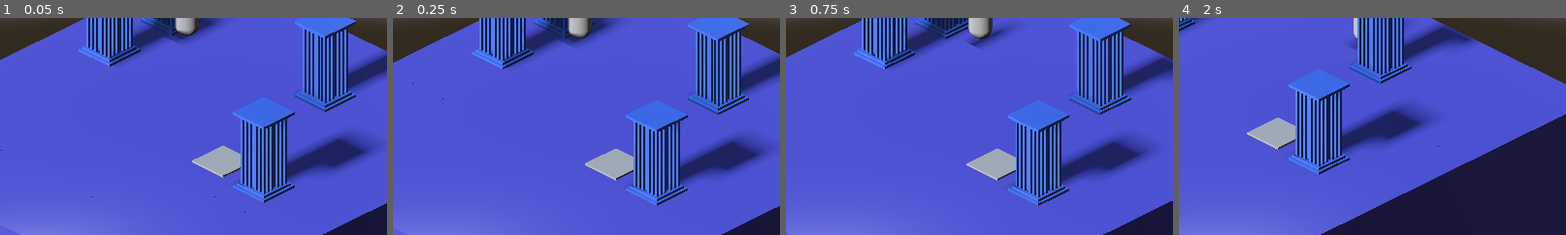
Above: before the commit, frames 1-4 (left to right).
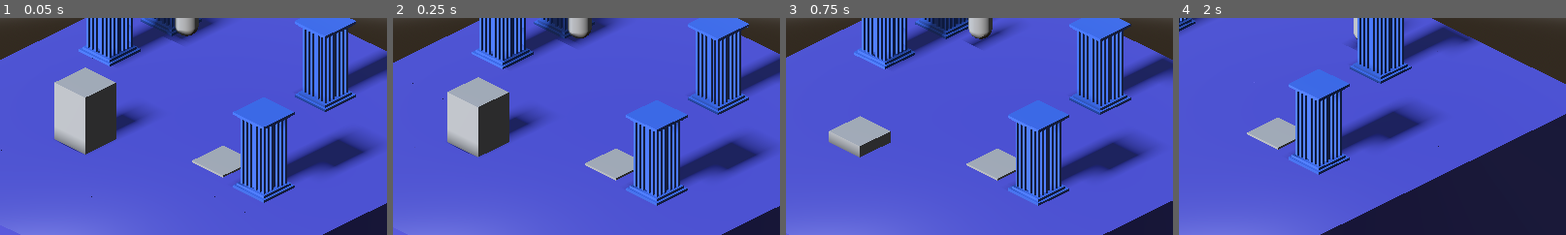
Above: after the commit, the same moments.

Repository: appellatebaton0/siege-10
Game: Godot game, scene res://scenes/main.tscn
The game is run twice, just before and just after one commit, with the same random seed, the same clock (stepped at 60 frames per second) and the same inputs.
Inputs:
- Up to frame 1 (0.05 s): no input
- Up to frame 2 (0.25 s): no input
- Up to frame 3 (0.75 s): tap Enter at 0.5 s; hold D (Right) from 0.53 s (still down)
- Up to frame 4 (2 s): release D (Right) at 1.28 s; hold S (Down) from 1.28 s (still down)
The pictures show only the part of the screen within x 26-76%, y 50-100%; the shares and areas given below are measured in that part.

The runs differ from the first frame. In frame 1, 6.1% of the frame differs, in the area x 14-40%, y 22-63%; in frame 2, 5.6%; in frame 3, 1.9%; in frame 4, nothing differs.

Commit message:
v0.8 - Wall
Made a wall reactor; the first reactor! it just opens and closes.

Diff:
--- a/scenes/main.tscn
+++ b/scenes/main.tscn
@@ -1,9 +1,11 @@
-[gd_scene load_steps=8 format=3 uid="uid://h2yvqc0lxihk"]
+[gd_scene load_steps=10 format=3 uid="uid://h2yvqc0lxihk"]
 
 [ext_resource type="PackedScene" uid="uid://b8jhyjr5uxnvt" path="res://scenes/player.tscn" id="1_jyhfs"]
 [ext_resource type="Script" uid="uid://cceeq1vbqri4b" path="res://scripts/camera.gd" id="2_sugp2"]
 [ext_resource type="MeshLibrary" uid="uid://dg2kj44yw2mkl" path="res://assets/resources/gridmap.tres" id="3_sugp2"]
 [ext_resource type="PackedScene" uid="uid://btr2jdlhfi8uk" path="res://scenes/actors/pressure_plate.tscn" id="4_jyhfs"]
+[ext_resource type="PackedScene" uid="uid://ec2ymhm77gj4" path="res://scenes/reactors/wall.tscn" id="5_tefeu"]
+[ext_resource type="Script" uid="uid://7b3fx46xyn03" path="res://scripts/conditions/actor.gd" id="6_o6xl0"]
 
 [sub_resource type="ProceduralSkyMaterial" id="ProceduralSkyMaterial_sugp2"]
 
@@ -41,3 +43,11 @@
 
 [node name="PressurePlate" parent="." instance=ExtResource("4_jyhfs")]
 transform = Transform3D(1, 0, 0, 0, 1, 0, 0, 0, 1, 6, 2, 2.659371)
+
+[node name="Wall" parent="." instance=ExtResource("5_tefeu")]
+transform = Transform3D(1, 0, 0, 0, 1, 0, 0, 0, 1, 0, 3.5, 5.6)
+
+[node name="ACTOR" type="Node" parent="Wall" node_paths=PackedStringArray("actor")]
+script = ExtResource("6_o6xl0")
+actor = NodePath("../../PressurePlate")
+metadata/_custom_type_script = "uid://7b3fx46xyn03"
--- /dev/null
+++ b/scenes/reactors/wall.tscn
@@ -0,0 +1,183 @@
+[gd_scene load_steps=8 format=3 uid="uid://ec2ymhm77gj4"]
+
+[ext_resource type="Script" uid="uid://cwggljusx232x" path="res://scripts/reactors/wall.gd" id="1_6uao7"]
+
+[sub_resource type="BoxShape3D" id="BoxShape3D_r1ifo"]
+size = Vector3(2, 3, 2)
+
+[sub_resource type="BoxMesh" id="BoxMesh_r1ifo"]
+size = Vector3(2, 3, 2)
+
+[sub_resource type="Animation" id="Animation_r1ifo"]
+resource_name = "off"
+tracks/0/type = "value"
+tracks/0/imported = false
+tracks/0/enabled = true
+tracks/0/path = NodePath("MeshInstance3D:position")
+tracks/0/interp = 2
+tracks/0/loop_wrap = true
+tracks/0/keys = {
+"times": PackedFloat32Array(0, 1),
+"transitions": PackedFloat32Array(1, 1),
+"update": 0,
+"values": [Vector3(0, 0, 0), Vector3(0, -1.5, 0)]
+}
+tracks/1/type = "value"
+tracks/1/imported = false
+tracks/1/enabled = true
+tracks/1/path = NodePath("MeshInstance3D:scale")
+tracks/1/interp = 2
+tracks/1/loop_wrap = true
+tracks/1/keys = {
+"times": PackedFloat32Array(0, 1),
+"transitions": PackedFloat32Array(1, 1),
+"update": 0,
+"values": [Vector3(1, 1, 1), Vector3(1, 0, 1)]
+}
+tracks/2/type = "value"
+tracks/2/imported = false
+tracks/2/enabled = true
+tracks/2/path = NodePath("CollisionShape3D:position")
+tracks/2/interp = 2
+tracks/2/loop_wrap = true
+tracks/2/keys = {
+"times": PackedFloat32Array(0, 1),
+"transitions": PackedFloat32Array(1, 1),
+"update": 0,
+"values": [Vector3(0, 0, 0), Vector3(0, -3, 0)]
+}
+tracks/3/type = "value"
+tracks/3/imported = false
+tracks/3/enabled = true
+tracks/3/path = NodePath("MeshInstance3D:visible")
+tracks/3/interp = 1
+tracks/3/loop_wrap = true
+tracks/3/keys = {
+"times": PackedFloat32Array(1),
+"transitions": PackedFloat32Array(1),
+"update": 1,
+"values": [false]
+}
+
+[sub_resource type="Animation" id="Animation_dbw21"]
+length = 0.001
+tracks/0/type = "value"
+tracks/0/imported = false
+tracks/0/enabled = true
+tracks/0/path = NodePath("MeshInstance3D:position")
+tracks/0/interp = 1
+tracks/0/loop_wrap = true
+tracks/0/keys = {
+"times": PackedFloat32Array(0),
+"transitions": PackedFloat32Array(1),
+"update": 0,
+"values": [Vector3(0, 0, 0)]
+}
+tracks/1/type = "value"
+tracks/1/imported = false
+tracks/1/enabled = true
+tracks/1/path = NodePath("MeshInstance3D:scale")
+tracks/1/interp = 1
+tracks/1/loop_wrap = true
+tracks/1/keys = {
+"times": PackedFloat32Array(0),
+"transitions": PackedFloat32Array(1),
+"update": 0,
+"values": [Vector3(1, 1, 1)]
+}
+tracks/2/type = "value"
+tracks/2/imported = false
+tracks/2/enabled = true
+tracks/2/path = NodePath("CollisionShape3D:position")
+tracks/2/interp = 1
+tracks/2/loop_wrap = true
+tracks/2/keys = {
+"times": PackedFloat32Array(0),
+"transitions": PackedFloat32Array(1),
+"update": 0,
+"values": [Vector3(0, 0, 0)]
+}
+tracks/3/type = "value"
+tracks/3/imported = false
+tracks/3/enabled = true
+tracks/3/path = NodePath("MeshInstance3D:visible")
+tracks/3/interp = 1
+tracks/3/loop_wrap = true
+tracks/3/keys = {
+"times": PackedFloat32Array(0),
+"transitions": PackedFloat32Array(1),
+"update": 1,
+"values": [true]
+}
+
+[sub_resource type="Animation" id="Animation_ldpng"]
+resource_name = "on"
+tracks/0/type = "value"
+tracks/0/imported = false
+tracks/0/enabled = true
+tracks/0/path = NodePath("CollisionShape3D:position")
+tracks/0/interp = 2
+tracks/0/loop_wrap = true
+tracks/0/keys = {
+"times": PackedFloat32Array(0, 1),
+"transitions": PackedFloat32Array(1, 1),
+"update": 0,
+"values": [Vector3(0, -3, 0), Vector3(0, 0, 0)]
+}
+tracks/1/type = "value"
+tracks/1/imported = false
+tracks/1/enabled = true
+tracks/1/path = NodePath("MeshInstance3D:position")
+tracks/1/interp = 2
+tracks/1/loop_wrap = true
+tracks/1/keys = {
+"times": PackedFloat32Array(0, 1),
+"transitions": PackedFloat32Array(1, 1),
+"update": 0,
+"values": [Vector3(0, -1.5, 0), Vector3(0, 0, 0)]
+}
+tracks/2/type = "value"
+tracks/2/imported = false
+tracks/2/enabled = true
+tracks/2/path = NodePath("MeshInstance3D:scale")
+tracks/2/interp = 2
+tracks/2/loop_wrap = true
+tracks/2/keys = {
+"times": PackedFloat32Array(0, 1),
+"transitions": PackedFloat32Array(1, 1),
+"update": 0,
+"values": [Vector3(1, 0, 1), Vector3(1, 1, 1)]
+}
+tracks/3/type = "value"
+tracks/3/imported = false
+tracks/3/enabled = true
+tracks/3/path = NodePath("MeshInstance3D:visible")
+tracks/3/interp = 1
+tracks/3/loop_wrap = true
+tracks/3/keys = {
+"times": PackedFloat32Array(0),
+"transitions": PackedFloat32Array(1),
+"update": 1,
+"values": [true]
+}
+
+[sub_resource type="AnimationLibrary" id="AnimationLibrary_ldpng"]
+_data = {
+&"RESET": SubResource("Animation_dbw21"),
+&"off": SubResource("Animation_r1ifo"),
+&"on": SubResource("Animation_ldpng")
+}
+
+[node name="Wall" type="StaticBody3D"]
+script = ExtResource("1_6uao7")
+
+[node name="CollisionShape3D" type="CollisionShape3D" parent="."]
+shape = SubResource("BoxShape3D_r1ifo")
+
+[node name="MeshInstance3D" type="MeshInstance3D" parent="."]
+mesh = SubResource("BoxMesh_r1ifo")
+
+[node name="AnimationPlayer" type="AnimationPlayer" parent="."]
+libraries = {
+&"": SubResource("AnimationLibrary_ldpng")
+}
--- a/scripts/conditions/actor.gd
+++ b/scripts/conditions/actor.gd
@@ -1,5 +1,5 @@
 class_name ACTOR extends Condition
 
-var actor:Actor
+@export var actor:Actor
 
 func value() -> bool: return actor.value
--- a/scripts/reactors/reactors.gd
+++ b/scripts/reactors/reactors.gd
@@ -11,17 +11,27 @@
 	if condition != null:
 		condition.switched.connect(_on_switch)
 
+	if condition.value(): _on_true()
+	else: _on_false()
+	_on_switch(condition.value())
+	print("init as ", condition.value())
+	_once_ready()
+
 func _process(delta: float) -> void:
-	print()
 	if condition.value(): _while_true(delta)
 	else: _while_false(delta)
+	_active(delta)
 
 func _on_switch(to:bool):
 	if to: _on_true()
 	else: _on_false()
+
+func _once_ready() -> void: pass
 
 func _while_true(_delta:float) -> void: pass
 func _while_false(_delta:float) -> void: pass
 
 func _on_true() -> void: pass
 func _on_false() -> void: pass
+
+func _active(_delta:float) -> void: pass
--- /dev/null
+++ b/scripts/reactors/wall.gd
@@ -0,0 +1,18 @@
+class_name Wall extends Reactor
+
+@onready var anim := $AnimationPlayer
+var value_buffer:bool
+var last_value := false
+
+func _once_ready() -> void:
+	value_buffer = not last_value
+
+func _on_switch(to:bool): last_value = to
+
+func _active(_delta:float) -> void:
+
+	if value_buffer != last_value and not anim.is_playing():
+		anim.play("on" if last_value else "off")
+		value_buffer = last_value
+
+	pass
Not shown, added: scripts/reactors/wall.gd.uid
